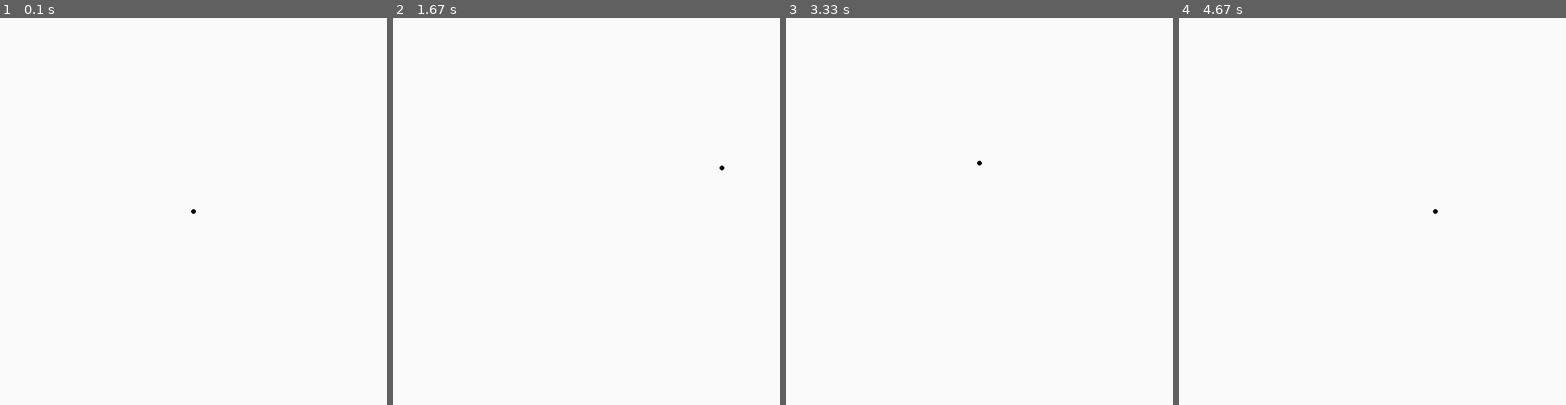
Above: before the commit, frames 1-4 (left to right).
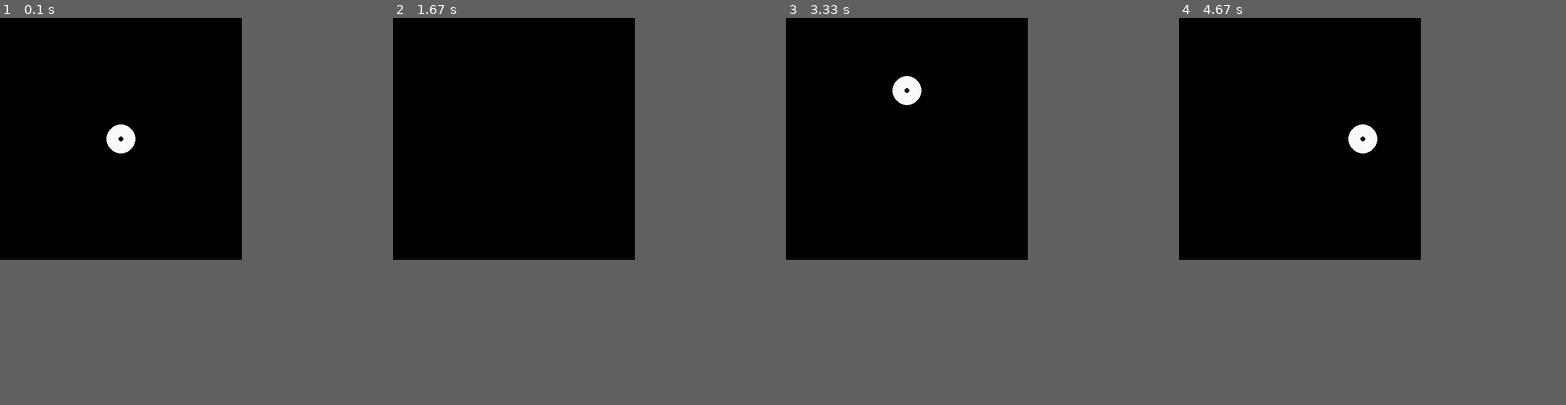
Above: after the commit, the same moments.

Repository: steventaesungkim/pygame-sniper
Game: pygame game, started from sniperv1.py
Two runs of this game, one before a commit and one after it. Both use one fixed random seed, a clock stepped at 60 frames per second and the inputs below.
Inputs:
- Up to frame 1 (0.1 s): no input
- Up to frame 2 (1.67 s): hold Right 0.33-0.8 s; hold Up 0.83-1.13 s; hold Right 1.17-1.63 s
- Up to frame 3 (3.33 s): hold Left 1.67-2.2 s; hold Down 2.23-2.53 s; hold Left 2.57-2.97 s; hold Up from 3 s (still down)
- Up to frame 4 (4.67 s): release Up at 3.37 s; hold Right 3.4-4.03 s; hold Down 4.07-4.43 s; hold Left from 4.47 s (still down)
The window is 800x800 before the commit and 500x500 after it. Grey fills any space a smaller window leaves; there, only what the larger window draws over its background counts as a difference.

The runs differ from the first frame. In frame 1, 39% of the frame differs, in the area x 0-63%, y 0-63%; in frame 2, 39%, in the area x 0-86%, y 0-63%; in frame 3, 39%; in frame 4, 39%.

Commit message:
added black background and the scope. Still adding

Diff:
--- a/sniperv1.py
+++ b/sniperv1.py
@@ -11,23 +11,25 @@
         self.y = y_axis
         self.speed_x = 0
         self.speed_y = 0
-        self. radius = 5
+        self.radius = 5
+        self.radius2 = 30
 
     def update(self):
         self.x += self.speed_x
         self.y += self.speed_y
 
     def render(self, screen):
+        pygame.draw.circle(screen,(250, 250, 250), (self.x, self.y), self.radius2)
         pygame.draw.circle(screen, (0, 0, 0), (self.x, self.y), self.radius)
 
 def main():
-    width = 800
-    height = 800
-    white_color = (250, 250, 250)#black_color = (0, 0, 0)
+    width = 500
+    height = 500
+    white_color = (0, 0, 0)#black_color = (0, 0, 0)
     pygame.init()
     screen = pygame.display.set_mode((width, height))
 
-    ball = Ball(400, 400)
+    ball = Ball(250, 250)
 
     stop_game = False
     while not stop_game:
@@ -59,9 +61,9 @@
         screen.fill(white_color)#screen.fill(black_color) #save until the end
 
         ball.render(screen)
-        font = pygame.font.Font(None, 25)
-        text = font.render("", True, (0, 0, 0))
-        screen.blit(text, (80, 230))
+        # font = pygame.font.Font(None, 25)
+        # text = font.render("", True, (0, 0, 0))
+        # screen.blit(text, (80, 230))
 
         pygame.display.update()
 
